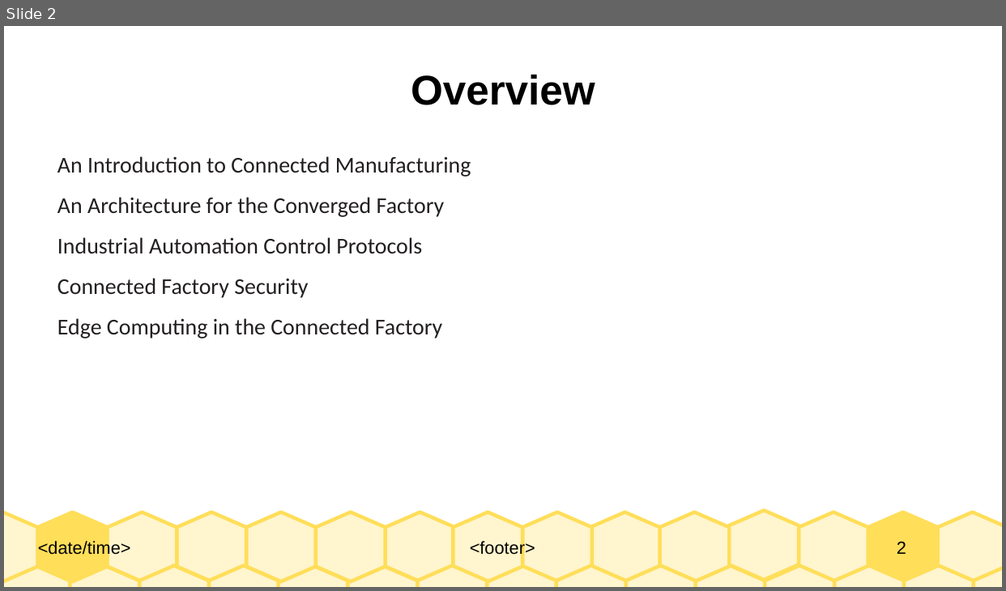
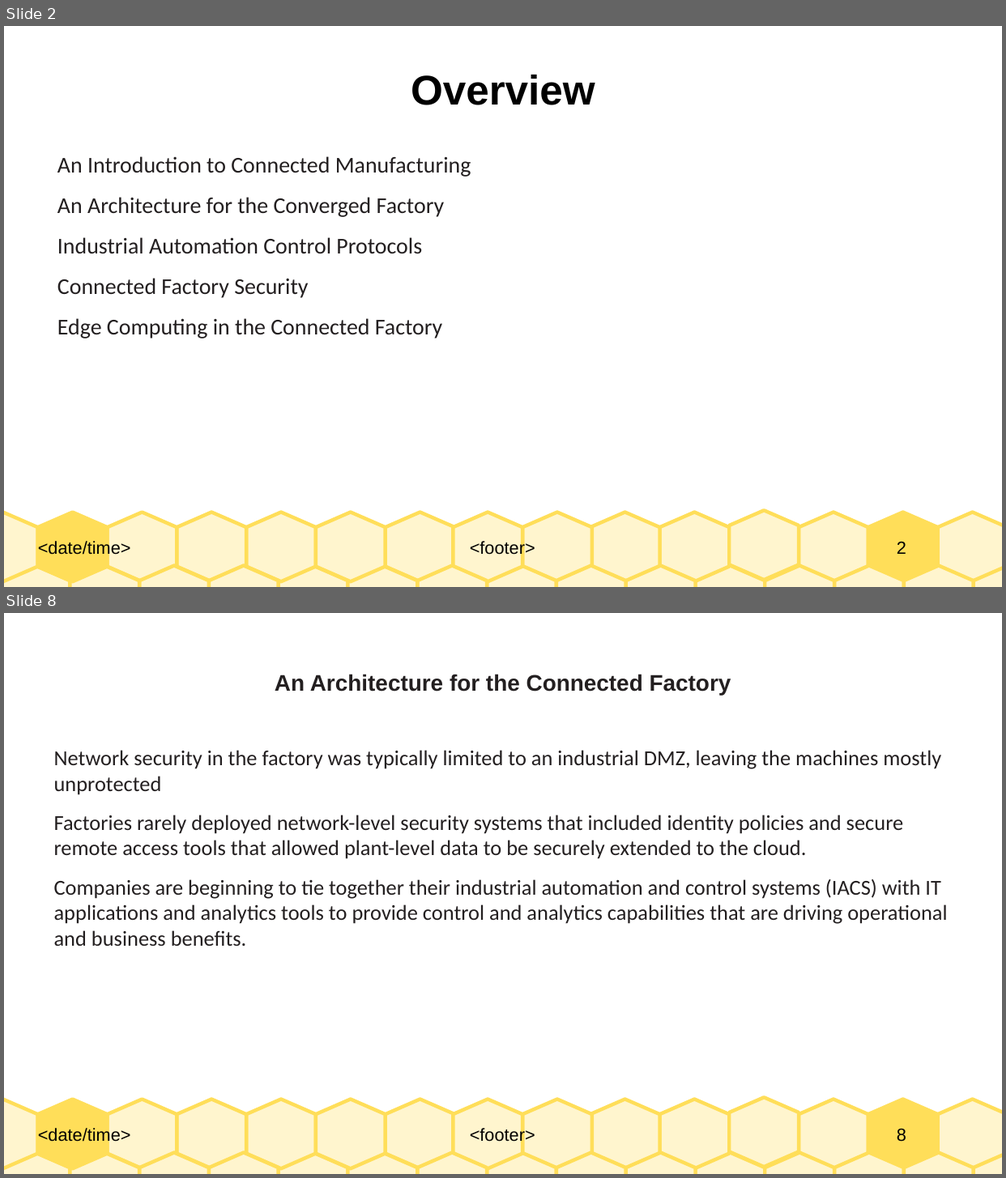
Before and after one commit to Dihfahsih1/Masters-Software-Engineering, a slide deck: yr-sem1/IoT/Chapter-9-slides.odp. Shown one above the other, each under a label of ours: slide 2 before the commit, slides 2 and 8 after it; the slides between them are not shown. The pictures are 1006x591 and 1006x1178 pixels, drawn with LibreOffice and Linux fonts; fonts in the diff are those of the drawing. Boxes give left, top, right and bottom in pixels: in the first picture for what was removed or moved away, otherwise in the second. Text is boxed around its words. In the diff, an @@ line names an element or a change of style, - is before the commit and + after.

```diff
--- a/yr-sem1/IoT/Chapter-9-slides.odp
+++ b/yr-sem1/IoT/Chapter-9-slides.odp
@@ slide 8 added at [4,613,1002,1174], background #FFFFFF; not listed: 33 template elements that a slide beside it also shows @@
@@ title added at [275,674,731,695], 18 pt, text #231F20, bold @@
+An Architecture for the Connected Factory
@@ text added at [54,750,947,946], 17 pt, text #231F20 @@
+Network security in the factory was typically limited to an industrial DMZ, leaving the machines mostly unprotected
+Factories rarely deployed network-level security systems that included identity policies and secure remote access tools that allowed plant-level data to be securely extended to the cloud.
+Companies are beginning to tie together their industrial automation and control systems (IACS) with IT applications and analytics tools to provide control and analytics capabilities that are driving operational and business benefits.
```
Also in this commit, not shown: 1 slide changed, 18 other slides added, 6 other files.
